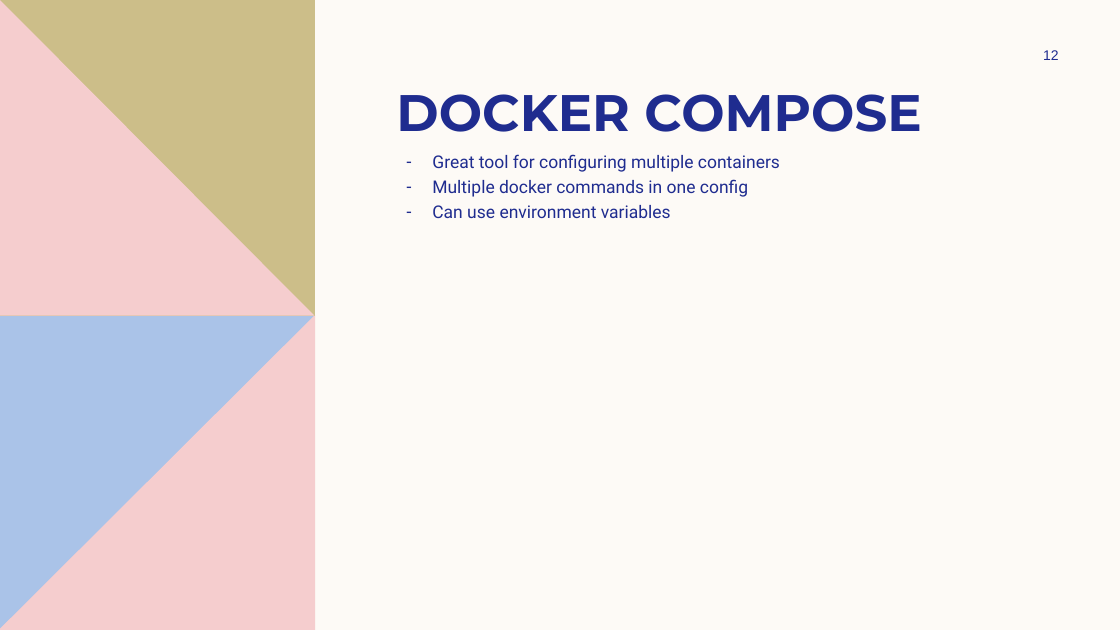
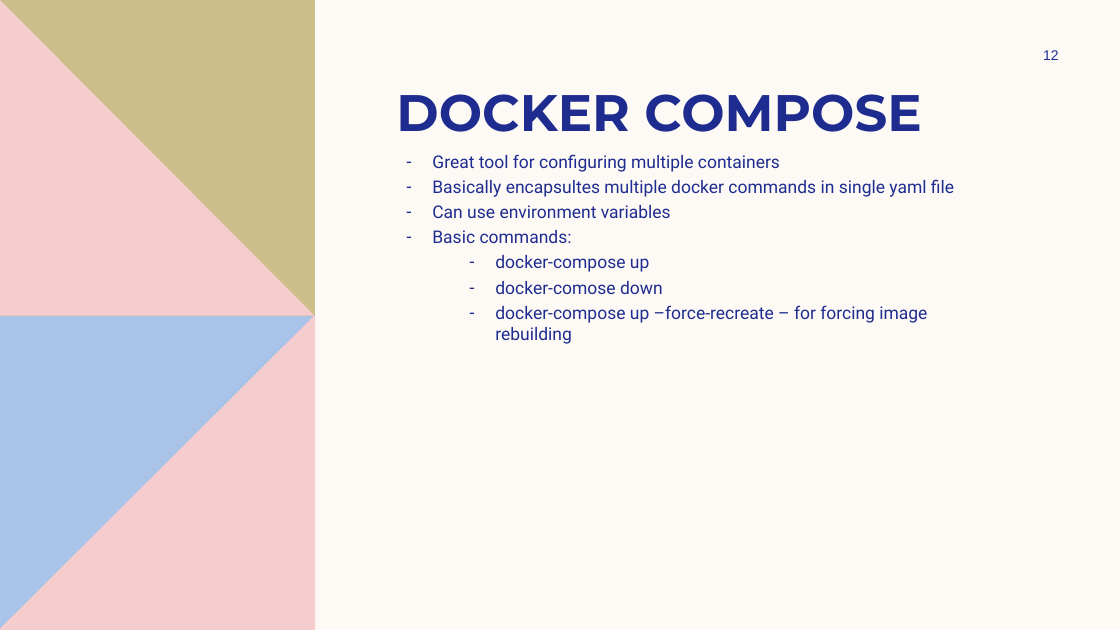
Before and after one commit to Capbielenin/DockerPresentation, a slide deck: slide 12 of POKING THE WHALE.pptx. Drawn at 1120x630 pixels with LibreOffice and Linux fonts; fonts in the diff are those of the drawing. Boxes give left, top, right and bottom in pixels: in the first picture for what was removed or moved away, otherwise in the second. Text is boxed around its words. In the diff, an @@ line names an element or a change of style, - is before the commit and + after.

Commit message:
Update presentation slide

```diff
--- a/POKING THE WHALE.pptx
+++ b/POKING THE WHALE.pptx
@@ text at box(432, 179, 954, 197): text changed @@
-– Multiple docker commands in one config
+– Basically encapsultes multiple docker commands in single yaml file
@@ text at box(432, 230, 927, 344): paragraphs added @@
+– Basic commands:
+  – docker-compose up
+  – docker-comose down
+  – docker-compose up –force-recreate – for forcing image rebuilding
```
